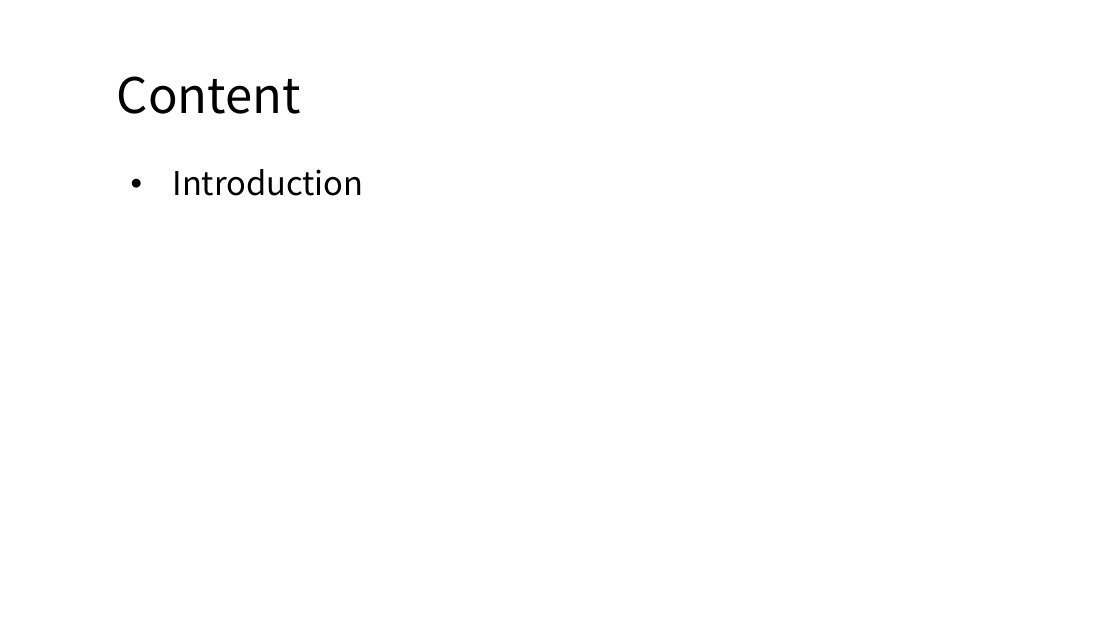
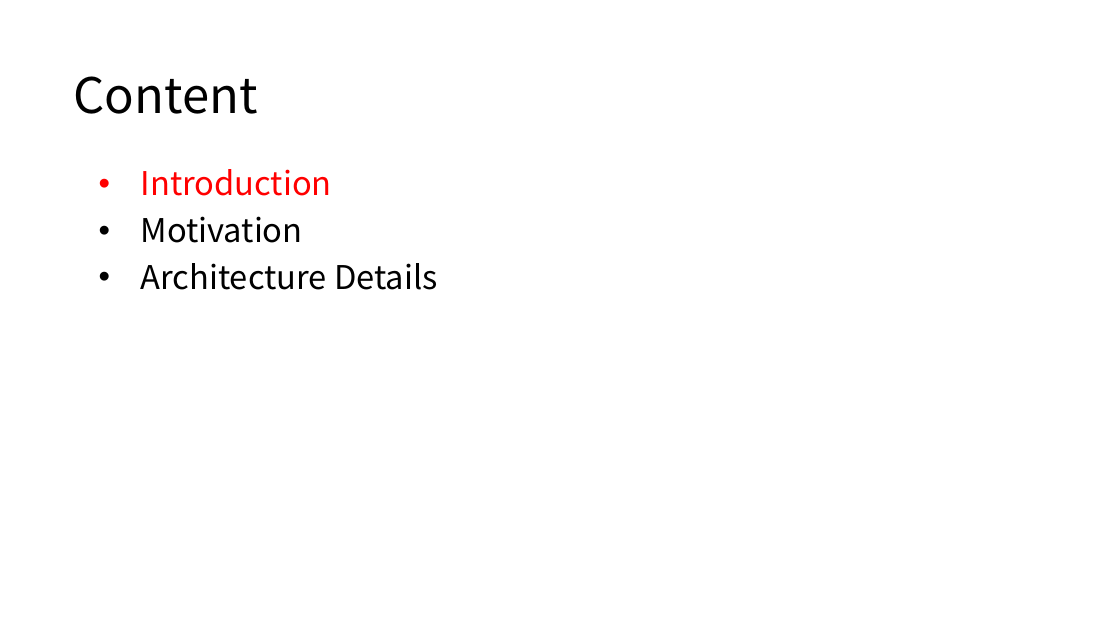
Before and after one commit to CHIANGEL/Learning-GAN, a slide deck: slide 3 of Presentation/A Style-Based Generator Architecture for Generative Adversarial Networks/A Style-Based Generator Architecture for Generative Adversarial Networks.pptx (slide 4 before the commit). Drawn at 1120x630 pixels with LibreOffice and Linux fonts; fonts in the diff are those of the drawing. Boxes give left, top, right and bottom in pixels: in the first picture for what was removed or moved away, otherwise in the second. Text is boxed around its words. In the diff, an @@ line names an element or a change of style, - is before the commit and + after.

```diff
--- a/Presentation/A Style-Based Generator Architecture for Generative Adversarial Networks/A Style-Based Generator Architecture for Generative Adversarial Networks.pptx
+++ b/Presentation/A Style-Based Generator Architecture for Generative Adversarial Networks/A Style-Based Generator Architecture for Generative Adversarial Networks.pptx
@@ title "Content" at (x1=74, y1=76, x2=258, y2=114): alignment centre to left @@
@@ subtitle at (x1=141, y1=169, x2=332, y2=196): text colour #000000 to #FF0000 in "Introduction"; alignment centre to left @@
@@ subtitle at (x1=141, y1=216, x2=438, y2=290): paragraphs added @@
+• Motivation
+• Architecture Details
```
Also in this commit, not shown: 1 other slide changed, 16 slides added, 1 slide removed.
